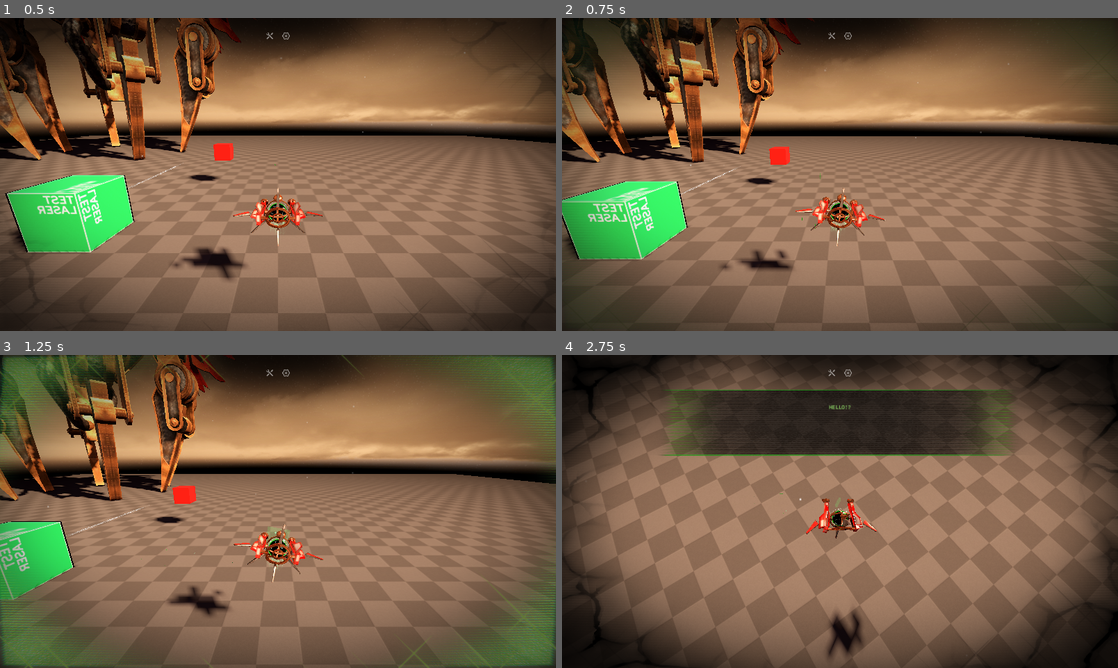
Above: before the commit, frames 1-4 (two rows, left to right).
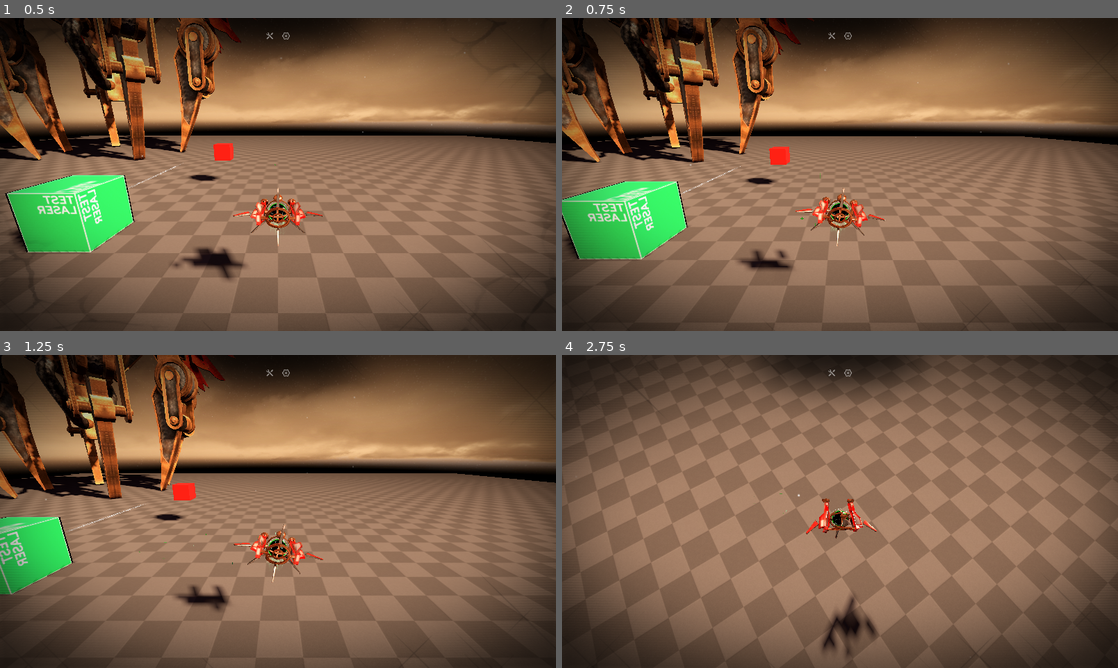
Above: after the commit, the same moments.

Repository: slyllama/dwelt-learn
Game: Godot game, scene res://maps/sandbox/sandbox.tscn
Same seed, same stepped clock (60 frames per second), same inputs: the game is played once before the commit and once after it. This scene is started directly instead of the project's main scene.
Inputs (mouse positions are in pixels of both pictures, inside the frame that each line leads up to):
- Up to frame 1 (0.5 s): no input
- Up to frame 2 (0.75 s): tap Enter at 0.5 s; move the mouse to (962, 158) at 0.52 s; hold D (strafe_right) from 0.53 s (still down); tap F (interact) at 0.6 s; click (962, 158) at 0.67 s
- Up to frame 3 (1.25 s): keep holding D (strafe_right)
- Up to frame 4 (2.75 s): release D (strafe_right) at 1.25 s; drag from (728, 527) to (812, 574) at 1.27 s; move the mouse to (895, 442) at 2.02 s; hold D (strafe_right) from 2.03 s (still down); tap F (interact) at 2.1 s

Frame 1 is identical in both runs. In frame 2, 0.5% of the frame differs, in the area x 0-100%, y 0-81%; in frame 3, 23%; in frame 4, 33%, in the area x 0-100%, y 0-100%.

Commit message:
Remove existing interaction elements

Diff:
--- a/global.gd
+++ b/global.gd
@@ -24,7 +24,6 @@
 var mouse_in_settings_menu = false
 
 ### Settings ###
-
 signal setting_changed(setting_id)
 var SETTINGS = {
 	"fov": 75,
@@ -41,7 +40,6 @@
 var original_input_data = []
 
 ### Game states ###
-
 signal player_position_locked(get_lock_pos, get_cam_facing, get_clamp_extent_x, get_clamp_extent_y)
 signal player_position_unlocked
 
@@ -49,9 +47,8 @@
 var dialogue_active = false
 var dragging_control = false # sliders should report their position so they aren't trapped on camera pan
 var in_action = false
-var in_area_name = ""
-var looking_at = null
 
 ### World states ###
 var player_position = Vector2.ZERO
 var raycast_y_point = 0.0
+var look_point = null
--- a/lib/dialogue/dialogue.gd
+++ b/lib/dialogue/dialogue.gd
@@ -1,12 +1,9 @@
 extends Node3D
 
-@export var TYPE = "test"
 @export var dialogue_data: Array[String]
 
 func _play_dialogue(): Global.dialogue_played.emit(dialogue_data)
 func _close_dialogue(): Global.dialogue_closed_early.emit()
 
 func _ready():
-	$InteractArea.TYPE = TYPE
-	$InteractArea.activated.connect(_play_dialogue)
-	$InteractArea.deactivated.connect(_close_dialogue)
+	pass
--- a/lib/dialogue/dialogue.tscn
+++ b/lib/dialogue/dialogue.tscn
@@ -1,10 +1,6 @@
-[gd_scene load_steps=3 format=3 uid="uid://i1jp4klishr3"]
+[gd_scene load_steps=2 format=3 uid="uid://i1jp4klishr3"]
 
 [ext_resource type="Script" path="res://lib/dialogue/dialogue.gd" id="1_kv4hh"]
-[ext_resource type="PackedScene" uid="uid://c542303ron8x" path="res://lib/interact_area/interact_area.tscn" id="2_0pd22"]
 
 [node name="DialogueArea" type="Node3D"]
 script = ExtResource("1_kv4hh")
-
-[node name="InteractArea" parent="." instance=ExtResource("2_0pd22")]
-debug_messages = false
--- a/lib/interact_area/interact_area.gd
+++ /dev/null
@@ -1,50 +0,0 @@
-extends Area3D
-
-@export var TYPE = "ignore"
-@export var debug_messages = true
-var dp = "[InteractArea '" + str(TYPE) + "']" # debug prefix
-var active = false
-var in_area = false
-
-signal activated
-signal deactivated
-
-func pdebug(msg):
-	if debug_messages == true:
-		print("[InteractArea '" + str(TYPE) + "'] " + str(msg))
-
-func deactivate():
-	active = false
-	deactivated.emit()
-	Global.in_action = false
-
-func _ready():
-	Global.dialogue_closed.connect(deactivate)
-
-func _input(_event):
-	if Input.is_action_just_pressed("interact"):
-		if Global.in_area_name != TYPE: return
-		# TODO: come up with a more elegant way to handle this dialogue_active thing?
-		if (in_area == false or Global.in_keybind_select == true
-			or Global.dialogue_active == true):
-			return
-		if active == false and Global.in_action != true:
-			pdebug("Activating area.")
-			active = true
-			activated.emit()
-			Global.in_action = true
-			Global.interact_left.emit() # hide overlay
-			return
-		else: deactivate()
-
-func _process(_delta):
-	if Global.in_area_name != TYPE:
-		if in_area == true:
-			if active == true:
-				pdebug("Area was active, so deactivating.")
-				deactivate()
-			in_area = false
-			return
-	else: if in_area == false:
-		pdebug("Entering area.")
-		in_area = true
--- a/lib/interact_area/interact_area.tscn
+++ /dev/null
@@ -1,13 +0,0 @@
-[gd_scene load_steps=3 format=3 uid="uid://c542303ron8x"]
-
-[ext_resource type="Script" path="res://lib/interact_area/interact_area.gd" id="1_5m83q"]
-
-[sub_resource type="BoxShape3D" id="BoxShape3D_44534"]
-size = Vector3(7, 1, 7)
-
-[node name="InteractArea" type="Area3D"]
-script = ExtResource("1_5m83q")
-
-[node name="Collision" type="CollisionShape3D" parent="."]
-transform = Transform3D(1, 0, 0, 0, 1, 0, 0, 0, 1, 0, -0.45, 0)
-shape = SubResource("BoxShape3D_44534")
--- a/lib/player/CamPivot.gd
+++ b/lib/player/CamPivot.gd
@@ -5,8 +5,6 @@
 @export var zoom_increment = 0.4
 @export var min_zoom_extent = 2.0
 @export var max_zoom_extent = 6.7
-
-@onready var Cast = get_node("CamArm/Camera/Cast")
 
 var new_cam_y_rotation = 0.0
 var new_cam_x_rotation = 0.0
@@ -100,11 +98,6 @@
 	$CamArm.spring_length = lerpf($CamArm.spring_length, camera_distance, 0.1)
 	$CamArm/Camera.v_offset = lerpf($CamArm/Camera.v_offset, target_y_position, 0.05)
 
-	# Get what the player is looking up by reading the results of a raycast
-	# Sets the var to 'null' if looking at nothing
-	if Cast.is_colliding(): Global.looking_at = Cast.get_collision_point()
-	else: Global.looking_at = null
-
 	# TODO: make sure this doesn't become too performant
 	$CamArm/Camera.fov = lerp($CamArm/Camera.fov, Global.settings.fov + fov_offset, 0.04)
 
--- /dev/null
+++ b/lib/player/XCast.gd
@@ -0,0 +1,6 @@
+extends RayCast3D
+
+func _physics_process(_delta):
+	if is_colliding():
+		Global.look_point = get_collision_point()
+	else: Global.look_point = null
--- a/lib/player/YCast.gd
+++ b/lib/player/YCast.gd
@@ -3,21 +3,22 @@
 var over_area = false
 
 func _physics_process(_delta):
-	if get_collider() != null:
-		Global.raycast_y_point = get_collision_point().y
-
-	if get_collider() != null:
-		if "TYPE" in get_collider():
-			# Can also include the "IGNORE" variable to ignore on the Y-cast
-			# while giving the interactable a name
-			if (get_collider().TYPE == "ignore"
-				or "IGNORE" in get_collider()): return
-			if over_area == false:
-				Global.emit_signal("interact_entered")
-				over_area = true
-				Global.in_area_name = get_collider().TYPE
-		else:
-			if over_area == true:
-				Global.emit_signal("interact_left")
-				over_area = false
-				Global.in_area_name = ""
+	pass
+	#if get_collider() != null:
+		#Global.raycast_y_point = get_collision_point().y
+	#
+	#if get_collider() != null:
+		#if "TYPE" in get_collider():
+			## Can also include the "IGNORE" variable to ignore on the Y-cast
+			## while giving the interactable a name
+			#if (get_collider().TYPE == "ignore"
+				#or "IGNORE" in get_collider()): return
+			#if over_area == false:
+				#Global.emit_signal("interact_entered")
+				#over_area = true
+				#Global.in_area_name = get_collider().TYPE
+		#else:
+			#if over_area == true:
+				#Global.emit_signal("interact_left")
+				#over_area = false
+				#Global.in_area_name = ""
--- a/lib/player/player.gd
+++ b/lib/player/player.gd
@@ -78,8 +78,6 @@
 	Global.debug_details_text += "\ndirection = " + Utilities.fstr(%CamPivot.rotation_degrees.y, 1)
 	Global.debug_details_text += "\u00B0 (" + str(snapped($Lemonade.rotation_degrees.y, 1))  + "\u00B0)"
 	Global.debug_details_text += "\nraycast_y_point = " + Utilities.fstr(Global.raycast_y_point)
-	if Global.in_area_name != "":
-		Global.debug_details_text += ("\n[color=yellow]Over: '" + str(Global.in_area_name) + "'[/color]")
 
 func _ready():
 	Global.connect("player_position_locked", lock_position)
--- a/lib/player/player.tscn
+++ b/lib/player/player.tscn
@@ -4,7 +4,7 @@
 [ext_resource type="Script" path="res://lib/player/CamPivot.gd" id="2_73c7o"]
 [ext_resource type="PackedScene" uid="uid://bnvmpcnhjje26" path="res://lib/shader_cache_gen/shader_cache_gen.tscn" id="3_fylyn"]
 [ext_resource type="Script" path="res://lib/player/YCast.gd" id="3_oxn4f"]
-[ext_resource type="PackedScene" uid="uid://cw7452jwdahpu" path="res://lib/ui/highlight_decal/highlight_decal.tscn" id="5_siwwa"]
+[ext_resource type="Script" path="res://lib/player/XCast.gd" id="3_tm7v3"]
 [ext_resource type="PackedScene" uid="uid://blknasrarvsh" path="res://lib/player/sound_handler/sound_handler.tscn" id="5_ymbnw"]
 [ext_resource type="Texture2D" uid="uid://dinrdf02xeqaq" path="res://generic/tex/fade_ramp.tres" id="6_k5syw"]
 [ext_resource type="ArrayMesh" uid="uid://cn0wlud2ukcna" path="res://generic/tex/particles/star.obj" id="7_7rcg7"]
@@ -126,8 +126,9 @@
 v_offset = -0.1
 current = true
 
-[node name="Cast" type="RayCast3D" parent="CamPivot/CamArm/Camera"]
+[node name="XCast" type="RayCast3D" parent="CamPivot/CamArm/Camera"]
 target_position = Vector3(0, 0, -20)
+script = ExtResource("3_tm7v3")
 
 [node name="ShaderCacheGen" parent="CamPivot/CamArm/Camera" instance=ExtResource("3_fylyn")]
 transform = Transform3D(1, 0, 0, 0, 0.965926, -0.258819, 0, 0.258819, 0.965926, 0, 0, -2)
@@ -155,11 +156,6 @@
 }
 autoplay = "float"
 
-[node name="HighlightDecal" parent="." instance=ExtResource("5_siwwa")]
-transform = Transform3D(1, 0, 0, 0, 0.598849, 0, 0, 0, 1, 0, -2.455, 0)
-visible = false
-debug_only = true
-
 [node name="Stars" type="GPUParticles3D" parent="."]
 material_override = SubResource("StandardMaterial3D_cotlk")
 cast_shadow = 0
--- a/lib/ui/debug_pane/point_marker.tscn
+++ b/lib/ui/debug_pane/point_marker.tscn
@@ -1,7 +1,6 @@
-[gd_scene load_steps=4 format=3 uid="uid://bqrb0fl7mak57"]
+[gd_scene load_steps=3 format=3 uid="uid://bqrb0fl7mak57"]
 
 [ext_resource type="FontFile" uid="uid://bhk1jyryyb1be" path="res://generic/fonts/plex_mono.otf" id="1_7wlmy"]
-[ext_resource type="Texture2D" uid="uid://c145ygljk20uj" path="res://lib/ui/highlight_decal/tex/circle.png" id="2_24386"]
 
 [sub_resource type="StandardMaterial3D" id="StandardMaterial3D_ikheg"]
 shading_mode = 0
@@ -23,8 +22,3 @@
 font = ExtResource("1_7wlmy")
 font_size = 27
 outline_size = 10
-
-[node name="Decal" type="Decal" parent="."]
-size = Vector3(2, 30, 2)
-texture_emission = ExtResource("2_24386")
-modulate = Color(1, 1, 0, 1)
--- a/lib/ui/highlight_decal/highlight_decal.gd
+++ /dev/null
@@ -1,6 +0,0 @@
-extends Decal
-
-@export var debug_only = false
-
-func _ready():
-	Global.debug_toggled.connect(func(): visible = Global.debug_state)
--- a/lib/ui/highlight_decal/highlight_decal.tscn
+++ /dev/null
@@ -1,33 +0,0 @@
-[gd_scene load_steps=5 format=3 uid="uid://cw7452jwdahpu"]
-
-[ext_resource type="Texture2D" uid="uid://c145ygljk20uj" path="res://lib/ui/highlight_decal/tex/circle.png" id="1_d58ak"]
-[ext_resource type="Script" path="res://lib/ui/highlight_decal/highlight_decal.gd" id="2_4yoqw"]
-
-[sub_resource type="Animation" id="Animation_0os74"]
-resource_name = "rotate"
-length = 4.0
-loop_mode = 1
-tracks/0/type = "rotation_3d"
-tracks/0/imported = false
-tracks/0/enabled = true
-tracks/0/path = NodePath(".")
-tracks/0/interp = 1
-tracks/0/loop_wrap = true
-tracks/0/keys = PackedFloat32Array(0, 1, 0, 0, 0, 1, 2, 1, 0, 1, 0, -4.37114e-08, 4, 1, 0, 8.74228e-08, 0, 1)
-
-[sub_resource type="AnimationLibrary" id="AnimationLibrary_iyjll"]
-_data = {
-"rotate": SubResource("Animation_0os74")
-}
-
-[node name="HighlightDecal" type="Decal"]
-size = Vector3(2, 5, 2)
-texture_albedo = ExtResource("1_d58ak")
-texture_emission = ExtResource("1_d58ak")
-script = ExtResource("2_4yoqw")
-
-[node name="Rotator" type="AnimationPlayer" parent="."]
-libraries = {
-"": SubResource("AnimationLibrary_iyjll")
-}
-autoplay = "rotate"
--- a/objects/laser/laser.gd
+++ b/objects/laser/laser.gd
@@ -1,7 +1,6 @@
 extends Node3D
 # NOTE: laser acts on collision group 2
 
-@export var TYPE = "laser"
 @export var laser_move_speed = 0.5
 @export var laser_limit_angle = Vector2(45.0, 10.0)
 
@@ -10,9 +9,6 @@
 var active = false
 
 func activate():
-	# Don't trigger other interactive areas - but don't exclude valid signals, either
-	if Global.in_area_name != TYPE and Global.in_area_name != null: return
-
 	active = true
 	$EnterLaser.play()
 	overlay_texture.visible = true
@@ -31,8 +27,6 @@
 	delay_complete = true
 
 func deactivate():
-	if Global.in_area_name != TYPE and Global.in_area_name != null: return
-
 	active = false
 	$EnterLaser.play()
 	var fade_tween = create_tween()
@@ -49,10 +43,6 @@
 	Global.setting_changed.connect(func(setting):
 		if setting == "larger_ui":
 			overlay_texture.position = Utilities.get_screen_center())
-
-	$InteractArea.TYPE = TYPE
-	$InteractArea.activated.connect(activate)
-	$InteractArea.deactivated.connect(deactivate)
 
 	$Cable.visible = true
 	$Cable.end = $Cast.global_position
@@ -80,7 +70,7 @@
 	if start > 0: start -= 1
 	else: if delay_complete == false: return
 
-	if $InteractArea.active == false: return
+	if active == false: return
 	if Input.is_action_pressed("move_forward"):
 		$Cast.rotation_degrees.x += laser_move_speed
 	if Input.is_action_pressed("move_back"):
@@ -90,15 +80,5 @@
 	if Input.is_action_pressed("strafe_right"):
 		$Cast.rotation_degrees.y -= laser_move_speed
 
-	# Limit the rotation of the laser
-	$Cast.rotation_degrees.x = clampf(
-		$Cast.rotation_degrees.x,
-		-laser_limit_angle.y,
-		laser_limit_angle.y)
-	$Cast.rotation_degrees.y = clampf(
-		$Cast.rotation_degrees.y,
-		-laser_limit_angle.x,
-		laser_limit_angle.x)
-
 	if $Cast.cast_is_on_type() == true:
 		$Cast.get_collider().set_active($Cast)
--- a/objects/laser/laser.tscn
+++ b/objects/laser/laser.tscn
@@ -1,10 +1,9 @@
-[gd_scene load_steps=10 format=3 uid="uid://07n4fhjhunl"]
+[gd_scene load_steps=9 format=3 uid="uid://07n4fhjhunl"]
 
 [ext_resource type="Script" path="res://objects/laser/laser.gd" id="1_qy5bo"]
 [ext_resource type="PackedScene" uid="uid://bbt6np1daksl4" path="res://objects/cable/cable.tscn" id="2_qx4ym"]
 [ext_resource type="Script" path="res://objects/laser/Cast.gd" id="3_0t5vk"]
 [ext_resource type="Texture2D" uid="uid://w4xxv7xrtkwl" path="res://objects/laser/tex/laser_diff.png" id="6_pcuov"]
-[ext_resource type="PackedScene" uid="uid://c542303ron8x" path="res://lib/interact_area/interact_area.tscn" id="7_6xnlv"]
 [ext_resource type="Texture2D" uid="uid://d2kf24780bso0" path="res://objects/laser/tex/laser_norm.png" id="7_ay133"]
 [ext_resource type="Material" uid="uid://bvrbyvctyja7w" path="res://generic/shaders/outline.tres" id="7_ofddx"]
 [ext_resource type="AudioStream" uid="uid://ksek1nmbm7lq" path="res://objects/laser/enter_laser.ogg" id="8_pae4y"]
@@ -34,8 +33,6 @@
 [node name="DockingPoint" type="Node3D" parent="."]
 transform = Transform3D(1, 0, 0, 0, 1, 0, 0, 0, 1, 0, 4, 0)
 
-[node name="InteractArea" parent="." instance=ExtResource("7_6xnlv")]
-
 [node name="EnterLaser" type="AudioStreamPlayer3D" parent="."]
 stream = ExtResource("8_pae4y")
 
Binary file removed: lib/ui/highlight_decal/tex/circle.png
Not shown, removed: lib/ui/highlight_decal/tex/circle.png.import
